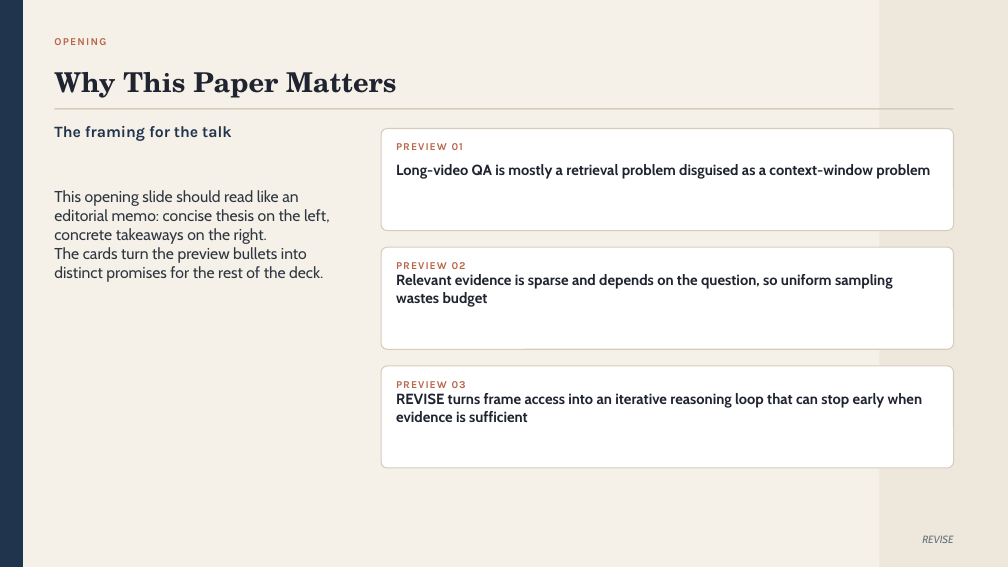
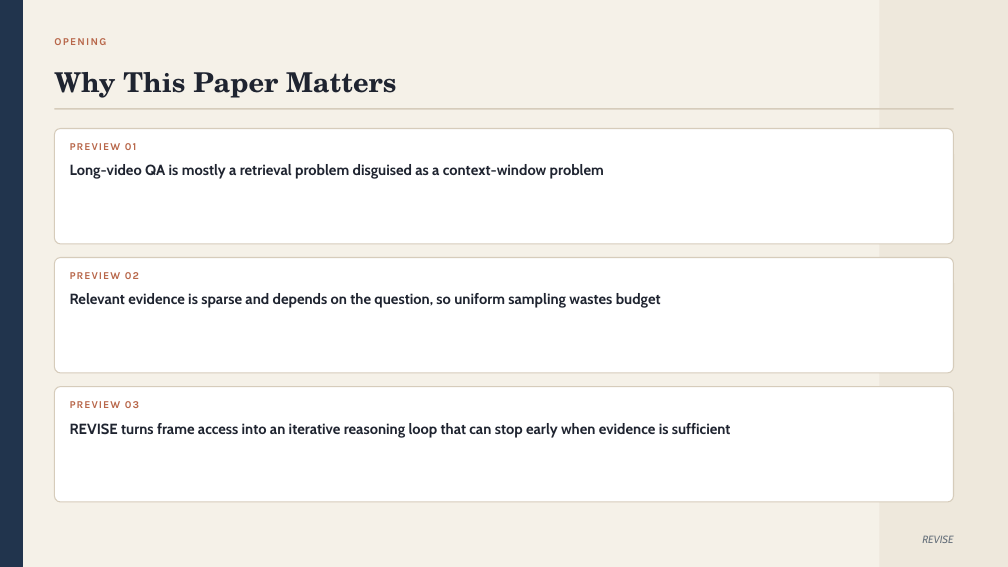
Before and after one commit to Chenwei-1999/Sparse_Video_Understanding, a slide deck: slide 2 of presentations/revise_reading_group/output/revise_reading_group.pptx. Drawn at 1008x567 pixels with LibreOffice and Linux fonts; fonts in the diff are those of the drawing. Boxes give left, top, right and bottom in pixels: in the first picture for what was removed or moved away, otherwise in the second. Text is boxed around its words. In the diff, an @@ line names an element or a change of style, - is before the commit and + after.

```diff
--- a/presentations/revise_reading_group/output/revise_reading_group.pptx
+++ b/presentations/revise_reading_group/output/revise_reading_group.pptx
@@ rounded rectangle resized from (x1=381, y1=129, x2=954, y2=231) to (x1=54, y1=129, x2=954, y2=244) @@
@@ text removed at (x1=54, y1=126, x2=232, y2=141) @@
-The framing for the talk
@@ text "PREVIEW 01" moved from (x1=396, y1=143, x2=463, y2=150) to (x1=70, y1=143, x2=136, y2=150) @@
@@ text "Long-video QA is mostly a ..." moved from (x1=396, y1=164, x2=930, y2=179) to (x1=70, y1=164, x2=604, y2=179) @@
@@ text removed at (x1=54, y1=190, x2=330, y2=282) @@
-This opening slide should read like an editorial memo: concise thesis on the left, concrete takeaways on the right.
-The cards turn the preview bullets into distinct promises for the rest of the deck.
@@ rounded rectangle resized from (x1=381, y1=247, x2=954, y2=349) to (x1=54, y1=258, x2=954, y2=374) @@
@@ text "PREVIEW 02" moved from (x1=396, y1=262, x2=466, y2=269) to (x1=70, y1=272, x2=139, y2=279) @@
@@ text "Relevant evidence is sparse and ..." rewrapped from (x1=396, y1=274, x2=893, y2=307) to (x1=70, y1=293, x2=661, y2=308) @@
@@ proportions changed in 3 elements at (x1=54, y1=129, x2=954, y2=244), (x1=54, y1=258, x2=954, y2=374), (x1=54, y1=386, x2=954, y2=502) @@
@@ rounded rectangle resized from (x1=381, y1=366, x2=954, y2=468) to (x1=54, y1=386, x2=954, y2=502) @@
@@ text "REVISE turns frame access into ..." rewrapped from (x1=396, y1=393, x2=922, y2=422) to (x1=70, y1=423, x2=731, y2=438) @@
@@ text "PREVIEW 03" moved from (x1=396, y1=381, x2=466, y2=388) to (x1=70, y1=401, x2=139, y2=408) @@
```
Also in this commit, not shown: 1 other slide changed, 2 other files.
